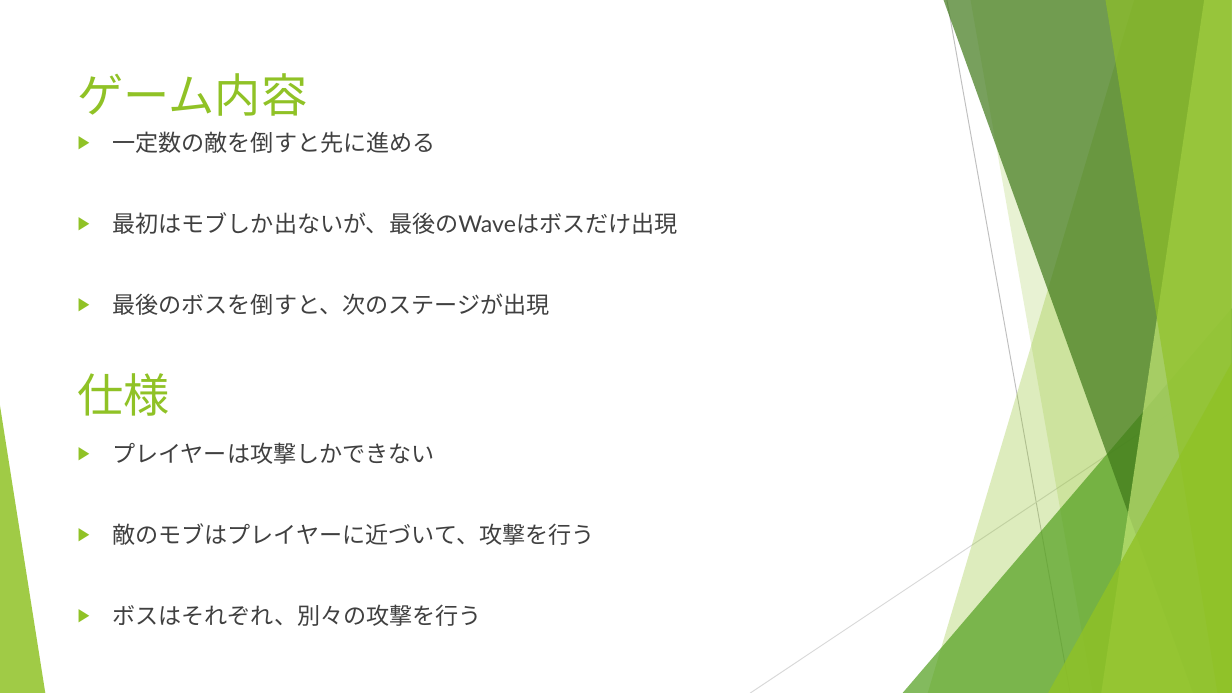
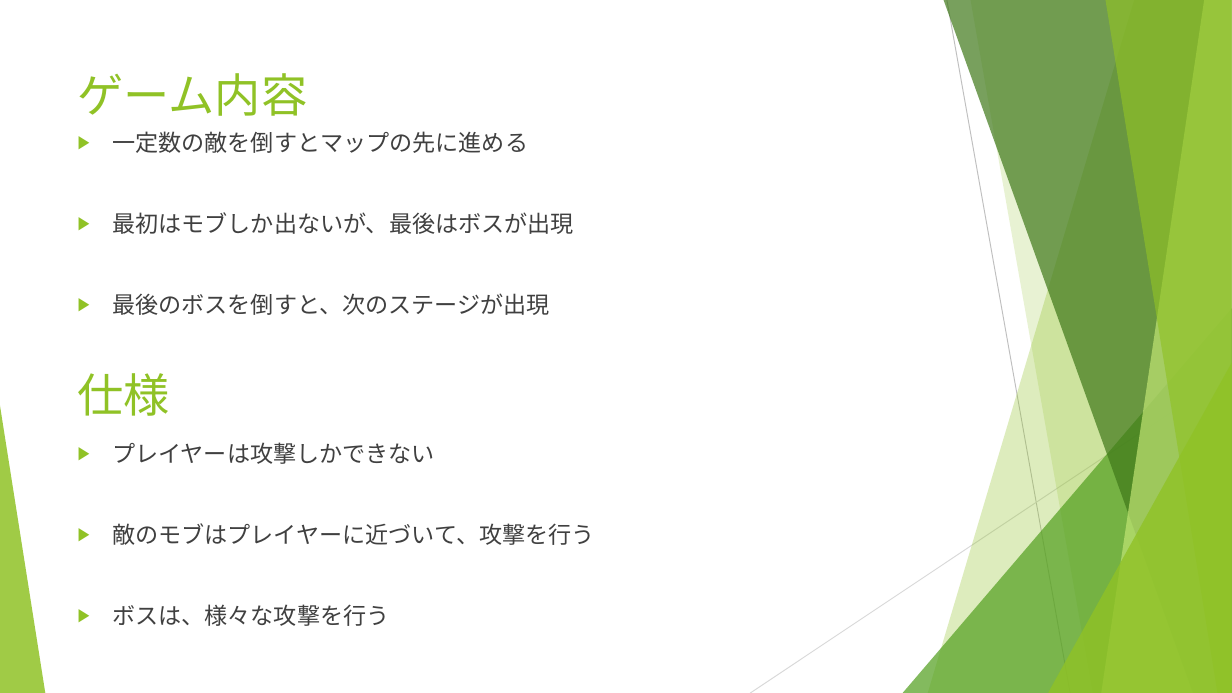
Before and after one commit to Remy-1216/MonsterCrusher, a slide deck: slide 3 of MonsterCrusher Mod.pptx. Drawn at 1232x693 pixels with LibreOffice and Linux fonts; fonts in the diff are those of the drawing. Boxes give left, top, right and bottom in pixels: in the first picture for what was removed or moved away, otherwise in the second. Text is boxed around its words. In the diff, an @@ line names an element or a change of style, - is before the commit and + after.

```diff
--- a/MonsterCrusher Mod.pptx
+++ b/MonsterCrusher Mod.pptx
@@ text at bbox=[112, 131, 574, 234]: text changed @@
-▶ 一定数の敵を倒すと先に進める
-▶ 最初はモブしか出ないが、最後のWaveはボスだけ出現
+▶ 一定数の敵を倒すとマップの先に進める
+▶ 最初はモブしか出ないが、最後はボスが出現
@@ text at bbox=[112, 604, 389, 626]: text changed @@
-▶ ボスはそれぞれ、別々の攻撃を行う
+▶ ボスは、様々な攻撃を行う
```
Also in this commit, not shown: 1 slide added, 2 slides removed, 1 other file.
